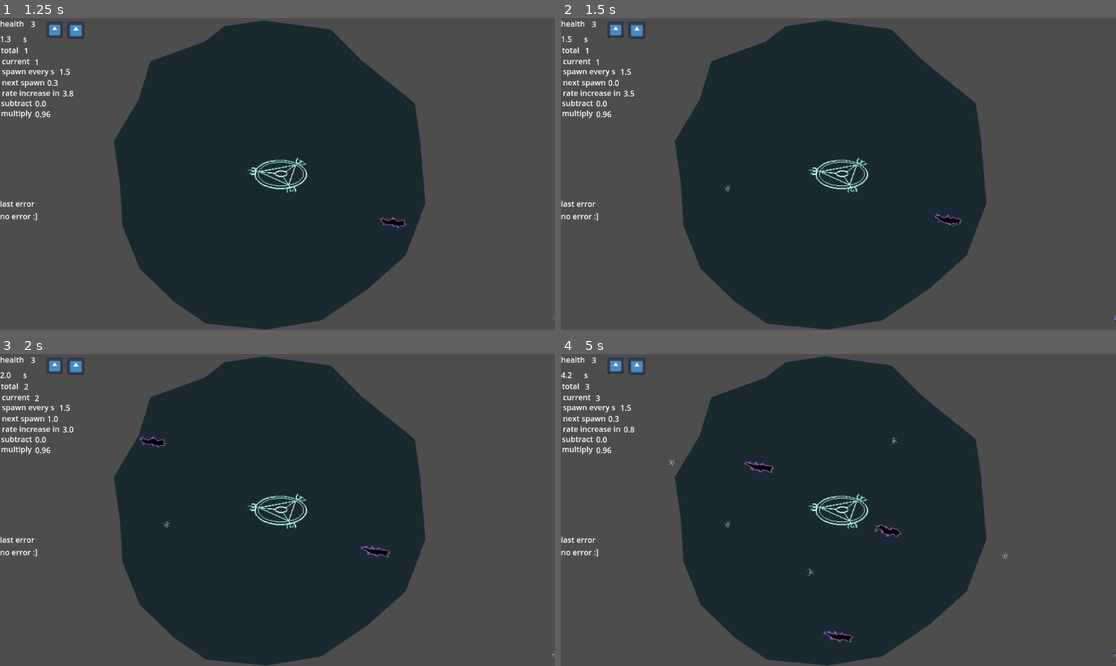
Above: before the commit, frames 1-4 (two rows, left to right).
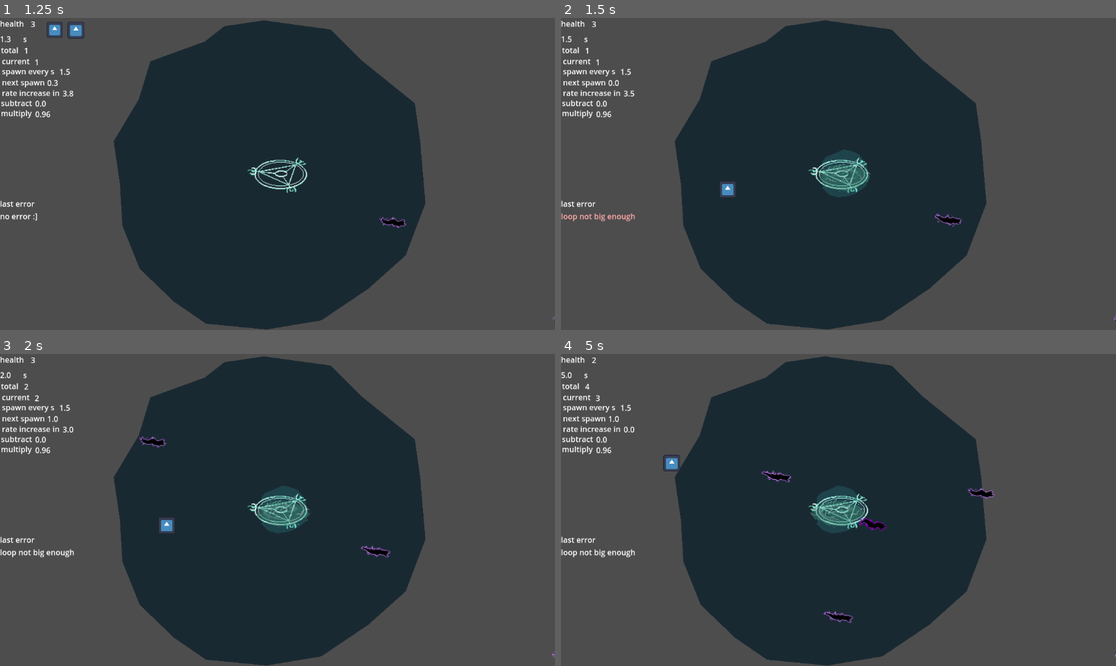
Above: after the commit, the same moments.

Repository: alifeee/loop
Game: Godot game, scene res://scenes/main.tscn
The game is run twice, just before and just after one commit, with the same random seed, the same clock (stepped at 60 frames per second) and the same inputs. The engine's default icon, where the game draws it, is replaced by a stand-in: a white triangle on a blue panel in a dark square.
Inputs (mouse positions are in pixels of both pictures, inside the frame that each line leads up to):
- Up to frame 1 (1.25 s): move the mouse to (399, 158) at 0.52 s; press the mouse at (399, 158) at 0.53 s
- Up to frame 2 (1.5 s): move the mouse to (727, 189) at 1.27 s; release the mouse at (727, 189) at 1.28 s; click (727, 189) at 1.35 s
- Up to frame 3 (2 s): no input
- Up to frame 4 (5 s): move the mouse to (894, 441) at 2.02 s; press the mouse at (894, 441) at 2.03 s; move the mouse to (810, 572) at 2.77 s; release the mouse at (810, 572) at 2.78 s; click (810, 572) at 2.85 s; move the mouse to (1005, 556) at 3.52 s; press the mouse at (1005, 556) at 3.53 s; tap Space (Pause) at 4.15 s; move the mouse to (672, 463) at 4.27 s; release the mouse at (672, 463) at 4.28 s; click (672, 463) at 4.35 s

Frame 1 is identical in both runs. In frame 2, 1.3% of the frame differs, in the area x 0-56%, y 1-66%; in frame 3, 1.3%; in frame 4, 2.1%, in the area x 0-81%, y 1-93%.
Error before the commit: Invalid access to property or key 'position' on a base object of type 'InputEventKey'. (res://scripts/player.gd:77)

Commit message:
fix bad code (hold down buttons)

Diff:
--- a/scripts/player.gd
+++ b/scripts/player.gd
@@ -31,7 +31,7 @@
 
 func _input(event):
 	# pause game
-	if event.is_action_pressed("Pause"):
+	if event.is_action_pressed("Pause") and not is_held:
 		# is playing, pause
 		if Globals.gamestate == Globals.GAMESTATES.PLAYING:
 			Globals.pause()
@@ -39,12 +39,12 @@
 		elif Globals.gamestate == Globals.GAMESTATES.PAUSED:
 			Globals.resume()
 	# start looping!
-	if event is InputEventMouseButton and event.is_pressed() and event.is_action_pressed("Magic"):
+	elif event is InputEventMouseButton and event.is_pressed() and event.is_action_pressed("Magic"):
 		if Globals.gamestate == Globals.GAMESTATES.PLAYING:
 			is_held = true
 			mouse_positions.append(event.position)
 	# stop looping!
-	elif event is InputEventMouseButton and event.is_released() and event.is_action_pressed("Magic"):
+	elif event is InputEventMouseButton and event.is_released():
 		is_held = false
 		# work out centroid of loop
 		var centroid = Vector2(0,0)
@@ -72,7 +72,8 @@
 		mouse_positions = []
 		loop_segments = []
 	# continue looping !
-	elif is_held:
+	elif event is InputEventMouseMotion and is_held:
+		print(event)
 		var last_position = mouse_positions[-1]
 		var this_position = event.position
 		if this_position.distance_to(last_position) > LOOP_SPRITE_DISTANCE:
